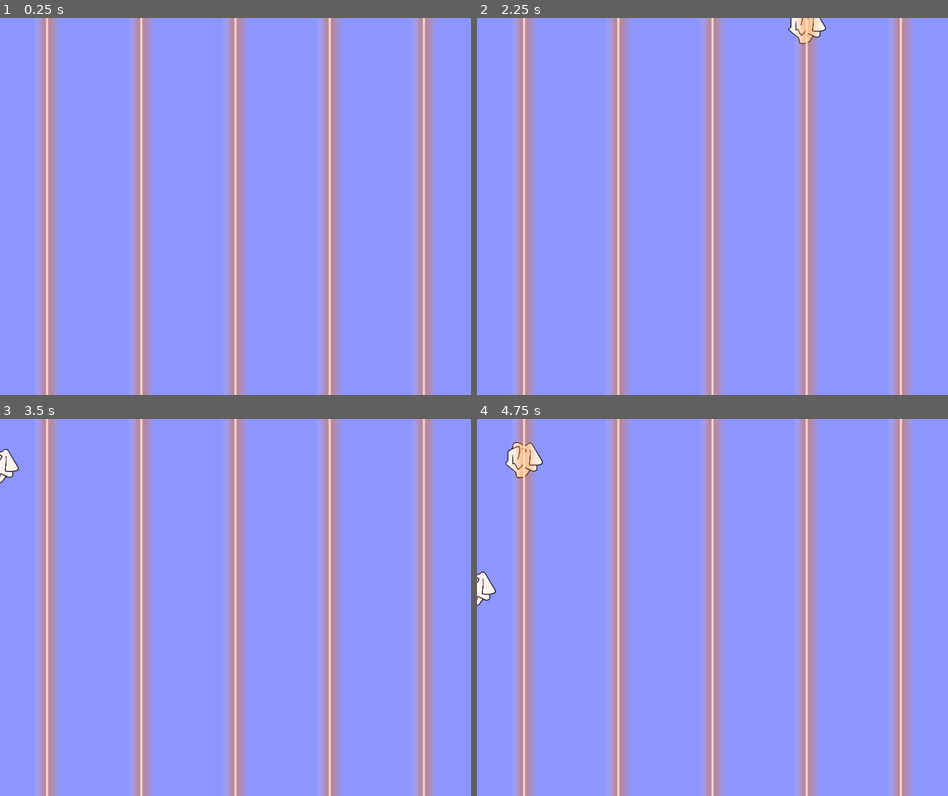
Above: before the commit, frames 1-4 (two rows, left to right).
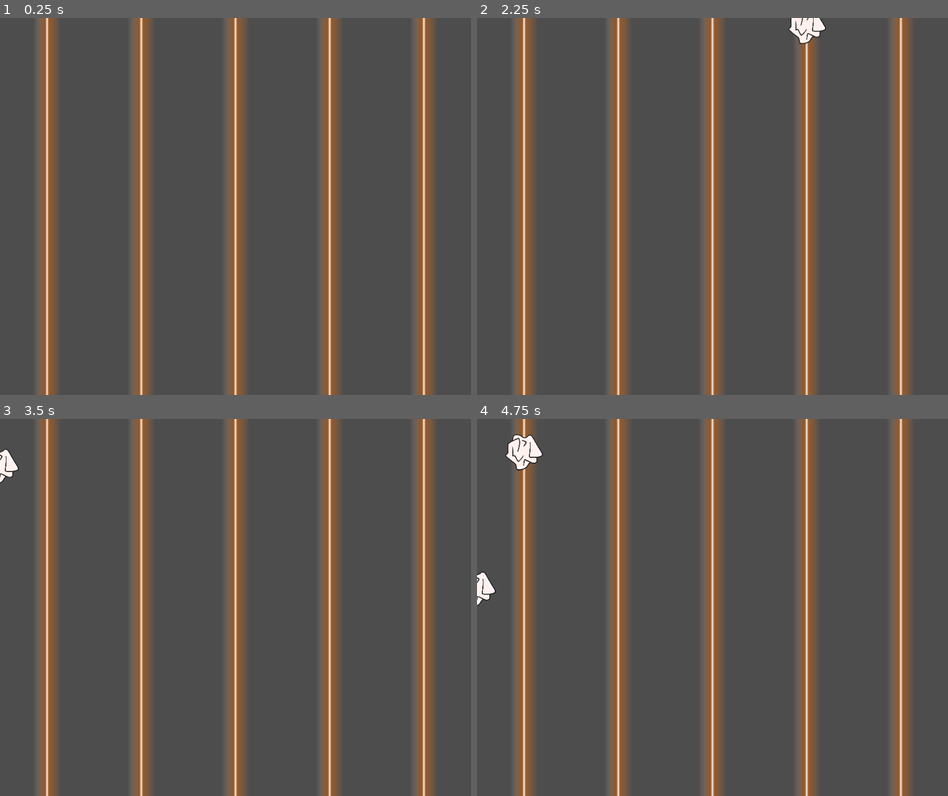
Above: after the commit, the same moments.

Repository: Pyments/CANGAME-2024
Game: Godot game, scene res://scenes/Main.tscn
The game is run twice, just before and just after one commit, with the same random seed, the same clock (stepped at 60 frames per second) and the same inputs.
Inputs (mouse positions are in pixels of both pictures, inside the frame that each line leads up to):
- Up to frame 1 (0.25 s): no input
- Up to frame 2 (2.25 s): tap Enter at 0.5, 2 s; move the mouse to (816, 187) at 0.52 s; press the mouse at (816, 187) at 0.53 s; tap Space at 1.25 s; move the mouse to (618, 225) at 1.27 s; release the mouse at (618, 225) at 1.28 s; click (618, 225) at 1.35 s; move the mouse to (759, 123) at 2.02 s; press the mouse at (759, 123) at 2.03 s
- Up to frame 3 (3.5 s): move the mouse to (329, 475) at 2.77 s; release the mouse at (329, 475) at 2.78 s; click (329, 475) at 2.85 s
- Up to frame 4 (4.75 s): move the mouse to (853, 664) at 3.52 s; press the mouse at (853, 664) at 3.53 s; move the mouse to (524, 426) at 4.27 s; release the mouse at (524, 426) at 4.28 s; click (524, 426) at 4.35 s

The runs differ from the first frame. In frame 1, 99% of the frame differs, in the area x 0-100%, y 0-100%; in frame 2, 99%; in frame 3, 99%; in frame 4, 98%.

Commit message:
feat: assets de fundo e musica importados fix: correção de hitboxes

Diff:
--- a/scenes/Main.tscn
+++ b/scenes/Main.tscn
@@ -5,102 +5,124 @@
 
 [node name="Main" type="Node2D"]
 
-[node name="ColorRect" type="ColorRect" parent="."]
-offset_right = 960.0
-offset_bottom = 768.0
-mouse_filter = 2
-mouse_force_pass_scroll_events = false
-color = Color(0.552941, 0.584314, 1, 1)
-metadata/_edit_use_anchors_ = true
-
 [node name="lixos_spawner" parent="." instance=ExtResource("1_i0all")]
 
 [node name="caminhoItem" parent="lixos_spawner" instance=ExtResource("2_gtjxw")]
-position = Vector2(96, 64)
+position = Vector2(96, 48)
 
 [node name="caminhoItem2" parent="lixos_spawner" instance=ExtResource("2_gtjxw")]
-position = Vector2(288, 64)
+position = Vector2(288, 48)
 
 [node name="caminhoItem3" parent="lixos_spawner" instance=ExtResource("2_gtjxw")]
-position = Vector2(480, 64)
+position = Vector2(480, 48)
 
 [node name="caminhoItem4" parent="lixos_spawner" instance=ExtResource("2_gtjxw")]
-position = Vector2(672, 64)
+position = Vector2(672, 48)
 
 [node name="caminhoItem5" parent="lixos_spawner" instance=ExtResource("2_gtjxw")]
-position = Vector2(864, 64)
+position = Vector2(864, 48)
 
 [node name="caminhoItem6" parent="lixos_spawner" instance=ExtResource("2_gtjxw")]
-position = Vector2(96, 192)
+position = Vector2(96, 144)
 
 [node name="caminhoItem7" parent="lixos_spawner" instance=ExtResource("2_gtjxw")]
-position = Vector2(288, 192)
+position = Vector2(288, 144)
 
 [node name="caminhoItem8" parent="lixos_spawner" instance=ExtResource("2_gtjxw")]
-position = Vector2(480, 192)
+position = Vector2(480, 144)
 
 [node name="caminhoItem9" parent="lixos_spawner" instance=ExtResource("2_gtjxw")]
-position = Vector2(672, 192)
+position = Vector2(672, 144)
 
 [node name="caminhoItem10" parent="lixos_spawner" instance=ExtResource("2_gtjxw")]
-position = Vector2(864, 192)
+position = Vector2(864, 144)
 
 [node name="caminhoItem11" parent="lixos_spawner" instance=ExtResource("2_gtjxw")]
-position = Vector2(96, 320)
+position = Vector2(96, 240)
 
 [node name="caminhoItem12" parent="lixos_spawner" instance=ExtResource("2_gtjxw")]
-position = Vector2(288, 320)
+position = Vector2(288, 240)
 
 [node name="caminhoItem13" parent="lixos_spawner" instance=ExtResource("2_gtjxw")]
-position = Vector2(480, 320)
+position = Vector2(480, 240)
 
 [node name="caminhoItem14" parent="lixos_spawner" instance=ExtResource("2_gtjxw")]
-position = Vector2(672, 320)
+position = Vector2(672, 240)
 
 [node name="caminhoItem15" parent="lixos_spawner" instance=ExtResource("2_gtjxw")]
-position = Vector2(864, 320)
+position = Vector2(864, 240)
 
 [node name="caminhoItem16" parent="lixos_spawner" instance=ExtResource("2_gtjxw")]
-position = Vector2(96, 448)
+position = Vector2(96, 336)
 
 [node name="caminhoItem17" parent="lixos_spawner" instance=ExtResource("2_gtjxw")]
-position = Vector2(288, 448)
+position = Vector2(288, 336)
 
 [node name="caminhoItem18" parent="lixos_spawner" instance=ExtResource("2_gtjxw")]
-position = Vector2(480, 448)
+position = Vector2(480, 336)
 
 [node name="caminhoItem19" parent="lixos_spawner" instance=ExtResource("2_gtjxw")]
-position = Vector2(672, 448)
+position = Vector2(672, 336)
 
 [node name="caminhoItem20" parent="lixos_spawner" instance=ExtResource("2_gtjxw")]
-position = Vector2(864, 448)
+position = Vector2(864, 336)
 
 [node name="caminhoItem21" parent="lixos_spawner" instance=ExtResource("2_gtjxw")]
-position = Vector2(96, 576)
+position = Vector2(96, 432)
 
 [node name="caminhoItem22" parent="lixos_spawner" instance=ExtResource("2_gtjxw")]
-position = Vector2(288, 576)
+position = Vector2(288, 432)
 
 [node name="caminhoItem23" parent="lixos_spawner" instance=ExtResource("2_gtjxw")]
-position = Vector2(480, 576)
+position = Vector2(480, 432)
 
 [node name="caminhoItem24" parent="lixos_spawner" instance=ExtResource("2_gtjxw")]
-position = Vector2(672, 576)
+position = Vector2(672, 432)
 
 [node name="caminhoItem25" parent="lixos_spawner" instance=ExtResource("2_gtjxw")]
-position = Vector2(864, 576)
+position = Vector2(864, 432)
 
 [node name="caminhoItem26" parent="lixos_spawner" instance=ExtResource("2_gtjxw")]
-position = Vector2(96, 704)
+position = Vector2(96, 528)
 
 [node name="caminhoItem27" parent="lixos_spawner" instance=ExtResource("2_gtjxw")]
-position = Vector2(288, 704)
+position = Vector2(288, 528)
 
 [node name="caminhoItem28" parent="lixos_spawner" instance=ExtResource("2_gtjxw")]
-position = Vector2(480, 704)
+position = Vector2(480, 528)
 
 [node name="caminhoItem29" parent="lixos_spawner" instance=ExtResource("2_gtjxw")]
-position = Vector2(672, 704)
+position = Vector2(672, 528)
 
 [node name="caminhoItem30" parent="lixos_spawner" instance=ExtResource("2_gtjxw")]
-position = Vector2(864, 704)
+position = Vector2(864, 528)
+
+[node name="caminhoItem31" parent="lixos_spawner" instance=ExtResource("2_gtjxw")]
+position = Vector2(96, 624)
+
+[node name="caminhoItem32" parent="lixos_spawner" instance=ExtResource("2_gtjxw")]
+position = Vector2(288, 624)
+
+[node name="caminhoItem33" parent="lixos_spawner" instance=ExtResource("2_gtjxw")]
+position = Vector2(480, 624)
+
+[node name="caminhoItem34" parent="lixos_spawner" instance=ExtResource("2_gtjxw")]
+position = Vector2(672, 624)
+
+[node name="caminhoItem35" parent="lixos_spawner" instance=ExtResource("2_gtjxw")]
+position = Vector2(864, 624)
+
+[node name="caminhoItem36" parent="lixos_spawner" instance=ExtResource("2_gtjxw")]
+position = Vector2(96, 720)
+
+[node name="caminhoItem37" parent="lixos_spawner" instance=ExtResource("2_gtjxw")]
+position = Vector2(288, 720)
+
+[node name="caminhoItem38" parent="lixos_spawner" instance=ExtResource("2_gtjxw")]
+position = Vector2(480, 720)
+
+[node name="caminhoItem39" parent="lixos_spawner" instance=ExtResource("2_gtjxw")]
+position = Vector2(672, 720)
+
+[node name="caminhoItem40" parent="lixos_spawner" instance=ExtResource("2_gtjxw")]
+position = Vector2(864, 720)
--- a/scenes/itens/objeto.tscn
+++ b/scenes/itens/objeto.tscn
@@ -4,19 +4,19 @@
 [ext_resource type="Texture2D" uid="uid://bfjjbqryubnga" path="res://Assets/sprite-lixos/papel-amassado.png" id="2_katsp"]
 
 [sub_resource type="CircleShape2D" id="CircleShape2D_wj30s"]
-radius = 42.0119
+radius = 41.1096
 
-[node name="objeto" type="Node2D"]
+[node name="objeto" type="Node2D" groups=["dragable", "lixo"]]
 script = ExtResource("1_lk40i")
 
-[node name="Sprite2D" type="Sprite2D" parent="."]
+[node name="Sprite2D" type="Sprite2D" parent="." groups=["dragable", "lixo"]]
 scale = Vector2(0.15, 0.15)
 texture = ExtResource("2_katsp")
 
-[node name="Area2D" type="Area2D" parent="." groups=["dropable"]]
-collision_mask = 2
+[node name="Area2D" type="Area2D" parent="." groups=["dragable", "lixo"]]
+collision_layer = 2
 
-[node name="CollisionShape2D" type="CollisionShape2D" parent="Area2D"]
+[node name="CollisionShape2D" type="CollisionShape2D" parent="Area2D" groups=["dragable", "lixo"]]
 shape = SubResource("CircleShape2D_wj30s")
 
 [connection signal="body_entered" from="Area2D" to="." method="_on_area_2d_body_entered"]
--- a/scenes/level/caminho_item.tscn
+++ b/scenes/level/caminho_item.tscn
@@ -2,8 +2,8 @@
 
 [ext_resource type="Script" path="res://scripts/caminhoItem.gd" id="1_1chhx"]
 
-[sub_resource type="CircleShape2D" id="CircleShape2D_ly2xi"]
-radius = 8.0
+[sub_resource type="RectangleShape2D" id="RectangleShape2D_g25qp"]
+size = Vector2(80, 16)
 
 [sub_resource type="Gradient" id="Gradient_4er1v"]
 offsets = PackedFloat32Array(0, 0.35, 0.464286, 0.48, 0.5, 0.52, 0.535714, 0.65, 1)
@@ -16,20 +16,18 @@
 width = 480
 
 [node name="caminhoItem" type="StaticBody2D" groups=["dropable"]]
-collision_layer = 2
-collision_mask = 0
+z_index = -1
 script = ExtResource("1_1chhx")
 
-[node name="CollisionShape2D" type="CollisionShape2D" parent="."]
-shape = SubResource("CircleShape2D_ly2xi")
+[node name="CollisionShape2D" type="CollisionShape2D" parent="." groups=["dropable"]]
+shape = SubResource("RectangleShape2D_g25qp")
 debug_color = Color(0.992157, 0.0862745, 0, 0.0784314)
 
-[node name="TextureRect" type="TextureRect" parent="."]
+[node name="TextureRect" type="TextureRect" parent="." groups=["dropable"]]
 offset_left = -96.0
-offset_top = -64.0
+offset_top = -48.0
 offset_right = 96.0
-offset_bottom = 64.0
+offset_bottom = 48.0
 mouse_filter = 2
 texture = SubResource("GradientTexture1D_nab12")
 expand_mode = 1
-metadata/_edit_use_anchors_ = true
--- a/scripts/caminhoItem.gd
+++ b/scripts/caminhoItem.gd
@@ -1,5 +1,4 @@
 extends StaticBody2D
 
 func _ready():
-	#modulate = Color(Color.DIM_GRAY, 0.7)
 	pass
--- a/scripts/global.gd
+++ b/scripts/global.gd
@@ -1,5 +1,11 @@
 extends Node
 
-var arrastando = false
+var arrastando_objeto = null
 
 var vel_y = 100
+
+func set_arrastando(obj):
+	arrastando_objeto = obj
+
+func get_arrastando():
+	return arrastando_objeto
--- a/scripts/lixoBase.gd
+++ b/scripts/lixoBase.gd
@@ -1,44 +1,55 @@
 extends Node2D
 
+var arrastando = false
 var arrastavel = false
 var dentroCaminho = false
+var lixoSobrepor
 var refBody
 var offset: Vector2
 var posInicial: Vector2
 
 var vel_y = 200
 
+func _ready():
+	set_process(true)
+
 func _process(delta):
 	if arrastavel:
 		if Input.is_action_just_pressed("click"):
 			posInicial = global_position
 			offset = get_global_mouse_position() - global_position
-			global.arrastando = true
+			arrastando = true
 		if Input.is_action_pressed("click"):
 			global_position = get_global_mouse_position() - offset
 		elif Input.is_action_just_released("click"):
-			global.arrastando = false
+			arrastando = false
 			var tween = get_tree().create_tween()
-			if dentroCaminho:
-				tween.tween_property(self,"position",refBody.position,0.2).set_ease(Tween.EASE_OUT)
+			if dentroCaminho and lixoSobrepor:
+				tween.tween_property(self,"global_position",refBody.global_position,0.2).set_ease(Tween.EASE_OUT)
+				tween.tween_property(lixoSobrepor, "global_position", posInicial, 0.2).set_ease(Tween.EASE_OUT)
+			elif dentroCaminho:
+				tween.tween_property(self,"global_position",refBody.global_position,0.2).set_ease(Tween.EASE_OUT)
 			else:
 				tween.tween_property(self,"global_position",posInicial,0.2).set_ease(Tween.EASE_OUT)
 	position += Vector2(0, 1) * vel_y * delta
 
 func _on_area_2d_mouse_entered():
-	if not global.arrastando:
+	if not arrastando:
 		arrastavel = true
 		scale = Vector2(1.05, 1.05)
 
 func _on_area_2d_mouse_exited():
-		if not global.arrastando:
+		if not arrastando:
 			arrastavel = false
 			scale = Vector2(1, 1)
 
-func _on_area_2d_body_entered(body: StaticBody2D):
+func _on_area_2d_body_entered(body):
 	if body.is_in_group("dropable"):
 		dentroCaminho = true
 		refBody = body
+	if body.is_in_group("lixo"):
+		lixoSobrepor = body
+
 
 func _on_area_2d_body_exited(body):
 	if body.is_in_group("dropable"):
--- a/scripts/lixos_spawner.gd
+++ b/scripts/lixos_spawner.gd
@@ -13,11 +13,8 @@
 func _on_timer_timeout():
 	if global.vel_y >= 200:
 		get_node("Timer").set_wait_time(randf_range(0.1, 1))
-		print(global.vel_y)
 	else:
 		get_node("Timer").set_wait_time(randf_range(0.1, 3))
-		print(global.vel_y)
-
 
 	var lixo = lib_lixos.geraLixoRandomico()
 
Not shown, added: Assets/audio/Gameplay/MusicaAbafada.ogg.import
Binary file added: Assets/fundo.png
Not shown, added: Assets/fundo.png.import
Not shown, added: Assets/audio/Gameplay/MusicaAbafada.ogg
